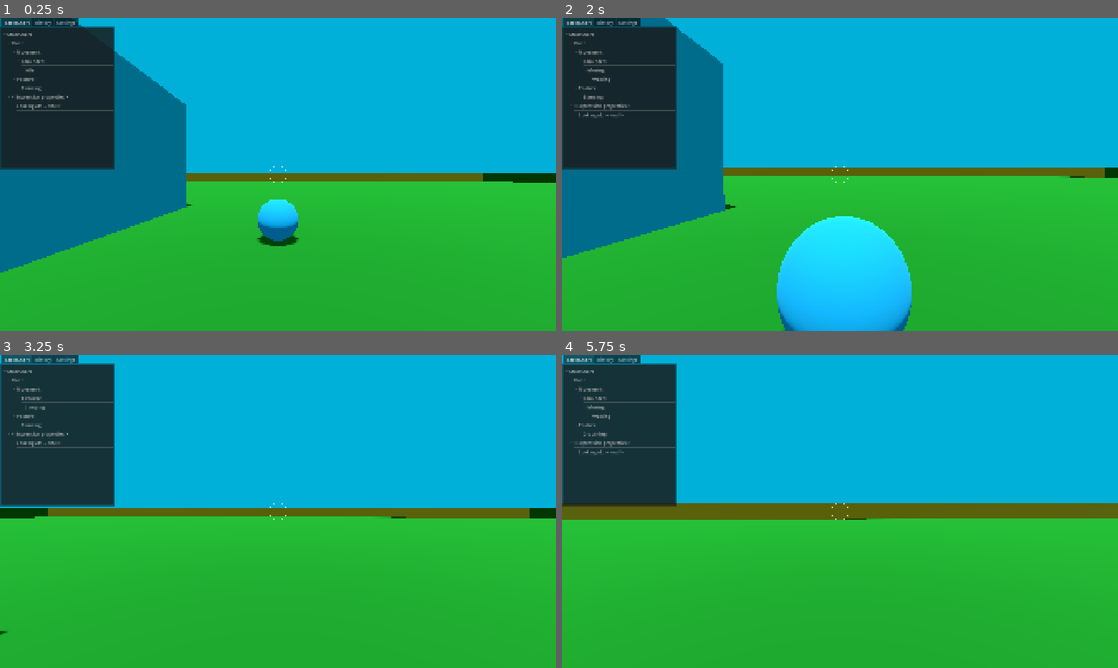
Above: before the commit, frames 1-4 (two rows, left to right).
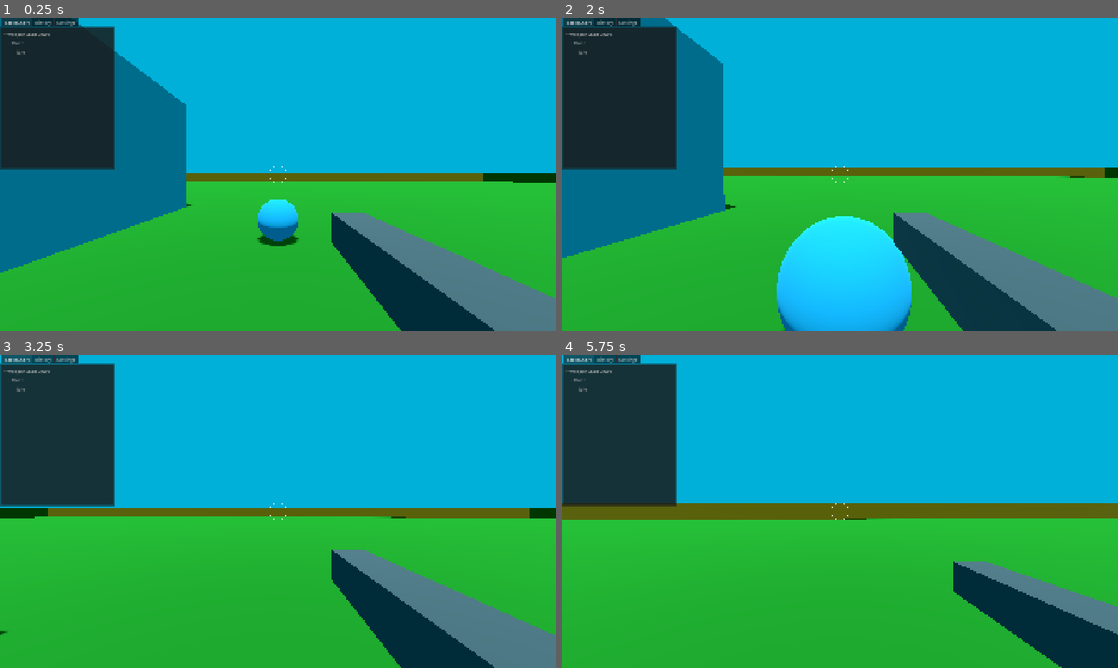
Above: after the commit, the same moments.

Repository: janisl/rpg-core
Game: Godot game, scene res://systems/main_scene.tscn
Same seed, same stepped clock (60 frames per second), same inputs: the game is played once before the commit and once after it.
Inputs (mouse positions are in pixels of both pictures, inside the frame that each line leads up to):
- Up to frame 1 (0.25 s): no input
- Up to frame 2 (2 s): tap Enter at 0.5 s; move the mouse to (867, 174) at 0.52 s; hold Shift (crouch) 0.53-1.28 s; hold W (forward) from 0.53 s (still down); tap Space (jump) at 0.77, 1.52 s; click (867, 174) at 0.8 s; move the mouse to (812, 174) at 1.27 s; click (812, 174) at 1.35 s; tap Shift (crouch) at 1.55 s
- Up to frame 3 (3.25 s): keep holding W (forward); move the mouse to (289, 505) at 2.02 s; hold Shift (crouch) 2.03-2.78 s; click (289, 505) at 2.3 s; move the mouse to (272, 517) at 2.77 s; tap Ctrl (sprint) at 2.85 s; tap Space (jump) at 3.02 s; tap Shift (crouch) at 3.05 s
- Up to frame 4 (5.75 s): keep holding W (forward); move the mouse to (878, 514) at 3.52 s; hold Z (test) 3.53-4.28 s; tap Space (jump) at 3.77, 4.52 s; click (878, 514) at 3.8 s; move the mouse to (795, 508) at 4.27 s; click (795, 508) at 4.35 s; tap Shift (crouch) at 4.55 s; move the mouse to (845, 511) at 5.02 s; hold Shift (crouch) from 5.03 s (still down); click (845, 511) at 5.3 s

The runs differ from the first frame. In frame 1, 9.2% of the frame differs, in the area x 1-100%, y 4-100%; in frame 2, 9.3%; in frame 3, 9.2%; in frame 4, 6.5%.

Commit message:
Initial weapon state machine.

Diff:
--- /dev/null
+++ b/actors/player/components/weapon_controller.gd
@@ -0,0 +1,39 @@
+class_name WeaponController
+extends Node
+
+@export_group("References")
+@export var weapon_model_parent: Node3D
+@export var weapon_state_chart: StateChart
+@export_group("Weapon controller params")
+@export var current_weapon: Weapon
+
+var current_weapon_model: Node3D
+var current_ammo: int
+
+
+func _ready() -> void:
+	if current_weapon:
+		spawn_weapon_model()
+		current_ammo = current_weapon.max_amo
+
+
+func spawn_weapon_model() -> void:
+	if current_weapon_model:
+		current_weapon_model.queue_free()
+
+	if current_weapon.weapon_model:
+		current_weapon_model = current_weapon.weapon_model.instantiate()
+		weapon_model_parent.add_child(current_weapon_model)
+		current_weapon_model.position = current_weapon.weapon_position
+
+
+func can_fire() -> bool:
+	return current_ammo > 0
+
+
+func fire_weapon() -> void:
+	if not can_fire():
+		return
+
+	current_ammo -= 1
+	print("Fired! Ammo: ", current_ammo)
--- a/actors/player/player.gd
+++ b/actors/player/player.gd
@@ -11,6 +11,7 @@
 @export var interaction_ray_cast: InteractionRayCast
 @export var stairs_ahead_ray_cast: RayCast3D
 @export var stairs_below_ray_cast: RayCast3D
+@export var weapon_controller: WeaponController
 
 @export_group("Movement settings")
 @export var jump_velocity := 5.0
--- a/actors/player/player.tscn
+++ b/actors/player/player.tscn
@@ -9,7 +9,9 @@
 [ext_resource type="Script" uid="uid://dbeuckaub3kor" path="res://actors/player/components/camera_effects.gd" id="4_dqf5y"]
 [ext_resource type="Script" uid="uid://dra7tey8c0bv2" path="res://actors/player/components/interaction_ray_cast.gd" id="4_qrxv1"]
 [ext_resource type="Script" uid="uid://cytafq8i1y8qm" path="res://addons/godot_state_charts/atomic_state.gd" id="5_15y17"]
+[ext_resource type="Script" uid="uid://bssifbouhjhmf" path="res://actors/player/components/weapon_controller.gd" id="6_2vokq"]
 [ext_resource type="Script" uid="uid://cf1nsco3w0mf6" path="res://addons/godot_state_charts/transition.gd" id="6_bop6h"]
+[ext_resource type="Resource" uid="uid://k8m0m32cwhsd" path="res://weapons/resources/pistol.tres" id="7_tpopl"]
 [ext_resource type="Script" uid="uid://dyr55krt5kuoq" path="res://actors/player/behaviours/grounded.gd" id="9_icg72"]
 [ext_resource type="Script" uid="uid://b2ayqipj6b7xe" path="res://actors/player/behaviours/idle.gd" id="11_lj3dd"]
 [ext_resource type="Script" uid="uid://b47bduygfbkju" path="res://actors/player/behaviours/walking.gd" id="13_lj3dd"]
@@ -25,6 +27,9 @@
 [ext_resource type="Script" uid="uid://dte1dx7wmo5ca" path="res://actors/player/components/player_airborne_movement_handler.gd" id="21_ctwkf"]
 [ext_resource type="Script" uid="uid://v3eyncouit2i" path="res://actors/player/components/player_swimming_movement_handler.gd" id="23_lj3dd"]
 [ext_resource type="Script" uid="uid://cqmmur7bbutym" path="res://actors/player/components/player_ladder_movement_handler.gd" id="25_yeioo"]
+[ext_resource type="Script" uid="uid://chbjxogxroaj6" path="res://weapons/behaviours/idle.gd" id="28_1c637"]
+[ext_resource type="Script" uid="uid://d0fh2iien0o0f" path="res://weapons/behaviours/firing.gd" id="29_4ihbh"]
+[ext_resource type="Script" uid="uid://caiu4rbdmbosx" path="res://weapons/behaviours/empty.gd" id="30_4jc6f"]
 
 [sub_resource type="CapsuleShape3D" id="CapsuleShape3D_bsiym"]
 radius = 0.3
@@ -40,7 +45,8 @@
 [sub_resource type="SphereShape3D" id="SphereShape3D_bsiym"]
 radius = 0.05
 
-[node name="Player" type="CharacterBody3D" unique_id=8619645 …(178 unchanged characters)… ahead_ray_cast", "stairs_below_ray_cast")]
+[node name="Player" type="CharacterBody3D" unique_id=8619645 …(178 unchanged characters)… ahead_ray_cast", "stairs_below_ray_cast", "weapon_controller")]
+collision_layer = 769
 script = ExtResource("1_nvxhs")
 camera_controller = NodePath("CameraController")
 camera_effects = NodePath("CameraController/Camera")
@@ -51,11 +57,41 @@
 interaction_ray_cast = NodePath("CameraController/Camera/InteractionRayCast")
 stairs_ahead_ray_cast = NodePath("StairsAheadRayCast")
 stairs_below_ray_cast = NodePath("StairsBelowRayCast")
+weapon_controller = NodePath("Components/WeaponController")
+
+[node name="Components" type="Node" parent="." unique_id=1802761061]
+
+[node name="GroundMovement" type="Node" parent="Components" unique_id=1310383441 node_paths=PackedStringArray("player")]
+script = ExtResource("20_otn2r")
+player = NodePath("../..")
+metadata/_custom_type_script = "uid://dek1hlgqh6p45"
+
+[node name="AirborneMovement" type="Node" parent="Components" unique_id=1373446966 node_paths=PackedStringArray("player")]
+script = ExtResource("21_ctwkf")
+player = NodePath("../..")
+metadata/_custom_type_script = "uid://dte1dx7wmo5ca"
+
+[node name="SwimmingMovement" type="Node" parent="Components" unique_id=697587771 node_paths=PackedStringArray("player")]
+script = ExtResource("23_lj3dd")
+player = NodePath("../..")
+metadata/_custom_type_script = "uid://v3eyncouit2i"
+
+[node name="LadderMovement" type="Node" parent="Components" unique_id=1652125605 node_paths=PackedStringArray("player")]
+script = ExtResource("25_yeioo")
+player = NodePath("../..")
+metadata/_custom_type_script = "uid://cqmmur7bbutym"
+
+[node name="WeaponController" type="Node" parent="Components" unique_id=327890797 node_paths=PackedStringArray("weapon_model_parent", "weapon_state_chart")]
+script = ExtResource("6_2vokq")
+weapon_model_parent = NodePath("../../CameraController/Camera")
+weapon_state_chart = NodePath("../../WeaponStateChart")
+current_weapon = ExtResource("7_tpopl")
+metadata/_custom_type_script = "uid://bssifbouhjhmf"
 
 [node name="StateChartDebugger" parent="." unique_id=1438023907 instance=ExtResource("2_388e2")]
 offset_right = -1522.0
 offset_bottom = -556.0
-initial_node_to_watch = NodePath("../StateChart")
+initial_node_to_watch = NodePath("../WeaponStateChart")
 
 [node name="StandingCollision" type="CollisionShape3D" parent="." unique_id=1807291205]
 transform = Transform3D(1, 0, 0, 0, 1, 0, 0, 0, 1, 0, 0.9, 0)
@@ -270,33 +306,56 @@
 delay_in_seconds = "0.0"
 metadata/_custom_type_script = "uid://cf1nsco3w0mf6"
 
-[node name="Components" type="Node" parent="." unique_id=1802761061]
-
-[node name="GroundMovement" type="Node" parent="Components" unique_id=1310383441 node_paths=PackedStringArray("player")]
-script = ExtResource("20_otn2r")
-player = NodePath("../..")
-metadata/_custom_type_script = "uid://dek1hlgqh6p45"
-
-[node name="AirborneMovement" type="Node" parent="Components" unique_id=1373446966 node_paths=PackedStringArray("player")]
-script = ExtResource("21_ctwkf")
-player = NodePath("../..")
-metadata/_custom_type_script = "uid://dte1dx7wmo5ca"
-
-[node name="SwimmingMovement" type="Node" parent="Components" unique_id=697587771 node_paths=PackedStringArray("player")]
-script = ExtResource("23_lj3dd")
-player = NodePath("../..")
-metadata/_custom_type_script = "uid://v3eyncouit2i"
-
-[node name="LadderMovement" type="Node" parent="Components" unique_id=1652125605 node_paths=PackedStringArray("player")]
-script = ExtResource("25_yeioo")
-player = NodePath("../..")
-metadata/_custom_type_script = "uid://cqmmur7bbutym"
-
 [node name="StairsAheadRayCast" type="RayCast3D" parent="." unique_id=2077641786]
 target_position = Vector3(0, -0.55, 0)
 
 [node name="StairsBelowRayCast" type="RayCast3D" parent="." unique_id=611059247]
 target_position = Vector3(0, -0.75, 0)
+
+[node name="WeaponStateChart" type="Node" parent="." unique_id=1422502624]
+script = ExtResource("2_lsqbn")
+metadata/_custom_type_script = "uid://couw105c3bde4"
+
+[node name="Root" type="Node" parent="WeaponStateChart" unique_id=355358102]
+script = ExtResource("4_15y17")
+initial_state = NodePath("Idle")
+metadata/_custom_type_script = "uid://jk2jm1g6q853"
+
+[node name="Idle" type="Node" parent="WeaponStateChart/Root" unique_id=889722616]
+script = ExtResource("5_15y17")
+
+[node name="Behaviour" type="Node" parent="WeaponStateChart/Root/Idle" unique_id=346712151]
+script = ExtResource("28_1c637")
+
+[node name="Firing" type="Node" parent="WeaponStateChart/Root" unique_id=536824102]
+script = ExtResource("5_15y17")
+
+[node name="Behaviour" type="Node" parent="WeaponStateChart/Root/Firing" unique_id=1973293334]
+script = ExtResource("29_4ihbh")
+
+[node name="Empty" type="Node" parent="WeaponStateChart/Root" unique_id=1421908556]
+script = ExtResource("5_15y17")
+
+[node name="Behaviour" type="Node" parent="WeaponStateChart/Root/Empty" unique_id=734354096]
+script = ExtResource("30_4jc6f")
+
+[node name="OnIdle" type="Node" parent="WeaponStateChart/Root" unique_id=1200686958]
+script = ExtResource("6_bop6h")
+to = NodePath("../Idle")
+event = &"onIdle"
+delay_in_seconds = "0.0"
+
+[node name="OnFiring" type="Node" parent="WeaponStateChart/Root" unique_id=2104936050]
+script = ExtResource("6_bop6h")
+to = NodePath("../Firing")
+event = &"onFiring"
+delay_in_seconds = "0.0"
+
+[node name="OnEmpty" type="Node" parent="WeaponStateChart/Root" unique_id=1962156358]
+script = ExtResource("6_bop6h")
+to = NodePath("../Empty")
+event = &"onEmpty"
+delay_in_seconds = "0.0"
 
 [connection signal="area_entered" from="CameraController/Camera/CameraArea" to="CameraController/Camera" method="_on_camera_area_entered"]
 [connection signal="area_exited" from="CameraController/Camera/CameraArea" to="CameraController/Camera" method="_on_camera_area_exited"]
--- a/project.godot
+++ b/project.godot
@@ -87,6 +87,26 @@
 "events": [Object(InputEventKey,"resource_local_to_scene":false,"resource_name":"","device":-1,"window_id":0,"alt_press …(192 unchanged characters)…
 ]
 }
+primary_fire={
+"deadzone": 0.2,
+"events": [Object(InputEventMouseButton,"resource_local_to_scene":false,"resource_name":"","device":-1,"window_id":0,"alt_pressed":false,"shift_pressed":false,"ctrl_pressed":false,"meta_pressed":false,"button_mask":1,"position":Vector2(554, 40),"global_position":Vector2(568, 113),"factor":1.0,"button_index":1,"canceled":false,"pressed":true,"double_click":false,"script":null)
+]
+}
+reload={
+"deadzone": 0.2,
+"events": [Object(InputEventKey,"resource_local_to_scene":false,"resource_name":"","device":-1,"window_id":0,"alt_pressed":false,"shift_pressed":false,"ctrl_pressed":false,"meta_pressed":false,"pressed":false,"keycode":0,"physical_keycode":82,"key_label":0,"unicode":114,"location":0,"echo":false,"script":null)
+]
+}
+interact={
+"deadzone": 0.2,
+"events": [Object(InputEventKey,"resource_local_to_scene":false,"resource_name":"","device":-1,"window_id":0,"alt_pressed":false,"shift_pressed":false,"ctrl_pressed":false,"meta_pressed":false,"pressed":false,"keycode":0,"physical_keycode":69,"key_label":0,"unicode":101,"location":0,"echo":false,"script":null)
+]
+}
+secondary_fire={
+"deadzone": 0.2,
+"events": [Object(InputEventMouseButton,"resource_local_to_scene":false,"resource_name":"","device":-1,"window_id":0,"alt_pressed":false,"shift_pressed":false,"ctrl_pressed":false,"meta_pressed":false,"button_mask":2,"position":Vector2(421, 18),"global_position":Vector2(435, 91),"factor":1.0,"button_index":2,"canceled":false,"pressed":true,"double_click":false,"script":null)
+]
+}
 
 [layer_names]
 
--- /dev/null
+++ b/weapons/behaviours/empty.gd
@@ -0,0 +1,9 @@
+extends WeaponStateBehaviour
+
+
+func _on_state_entered() -> void:
+	print("Weapon empty!")
+
+
+func _on_state_processing(delta: float) -> void:
+	pass
--- /dev/null
+++ b/weapons/behaviours/firing.gd
@@ -0,0 +1,19 @@
+extends WeaponStateBehaviour
+
+
+func _on_state_entered() -> void:
+	if not weapon_controller:
+		return
+
+	weapon_controller.fire_weapon()
+
+
+func _on_state_physics_processing(_delta: float) -> void:
+	if not weapon_controller:
+		return
+
+	if weapon_controller.current_ammo <= 0:
+		weapon_controller.weapon_state_chart.send_event("onEmpty")
+		return
+
+	weapon_controller.weapon_state_chart.send_event("onIdle")
--- /dev/null
+++ b/weapons/behaviours/idle.gd
@@ -0,0 +1,12 @@
+extends WeaponStateBehaviour
+
+
+func _on_state_processing(delta: float) -> void:
+	if not weapon_controller:
+		return
+
+	if Input.is_action_just_pressed("primary_fire") and weapon_controller.can_fire():
+		weapon_controller.weapon_state_chart.send_event("onFiring")
+
+	if weapon_controller.current_ammo <= 0:
+		weapon_controller.weapon_state_chart.send_event("onEmpty")
--- /dev/null
+++ b/weapons/behaviours/weapon_state_behaviour.gd
@@ -0,0 +1,10 @@
+class_name WeaponStateBehaviour
+extends StateBehaviour
+
+var weapon_controller: WeaponController
+
+
+func _ready() -> void:
+	super()
+
+	weapon_controller = (_find_owner() as Player).weapon_controller
Not shown, added: actors/player/components/weapon_controller.gd.uid
Not shown, added: weapons/behaviours/empty.gd.uid
Not shown, added: weapons/behaviours/firing.gd.uid
Not shown, added: weapons/behaviours/idle.gd.uid
Not shown, added: weapons/behaviours/weapon_state_behaviour.gd.uid
